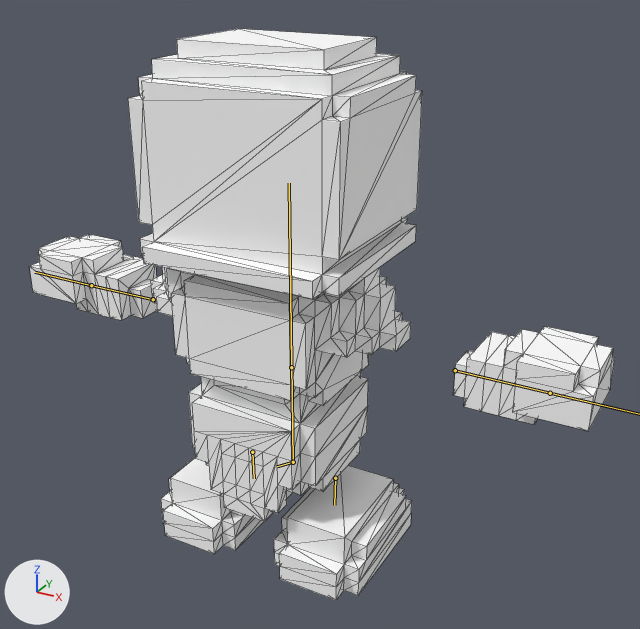
Two versions of the FBX model Assets/Source/Characters/Models/Knight.fbx, one commit apart.
Before and after are seen from a 50 mm camera at (1.63, -2.74, 2.35) aimed at (0.13, 0.0, 0.99). Lighting does not change. The marker at lower left points along +X, +Y and +Z. The bones that bend it are drawn over the model as lines. Mesh edges are drawn as thin lines.

Objects in the first picture: 'Knight'.
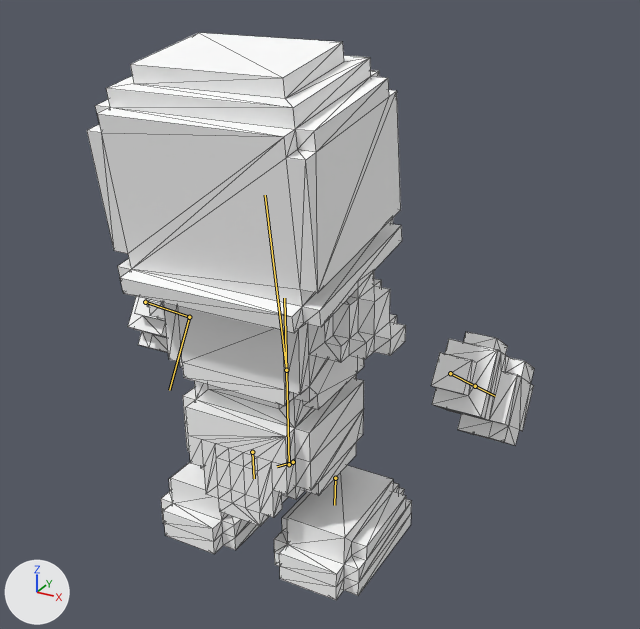
The newer file adds an action. The first version stands in its rest pose; the second is drawn at frame 7 of the action 'Hit'.

What changed in the scene script:
```text
Change bone_body:
    where bone_body = bpy.data.objects['Armature'].pose.bones['Body']  # child of 'Root'
    bone_body.location: (0.0, 0.0, 0.0) -> (0.0, 0.006, -0.033)
    bone_body.rotation_quaternion: (1.0, 0.0, 0.0, 0.0) -> (1.0, -0.008, 0.0, 0.0)  # degrees (0, 0, 0) -> degrees (-1, 0, 0)
Change bone_head:
    where bone_head = bpy.data.objects['Armature'].pose.bones['Head']  # child of 'Body'
    bone_head.rotation_quaternion: (1.0, 0.0, 0.0, 0.0) -> (0.997, -0.074, 0.0, 0.0)  # degrees (0, 0, 0) -> degrees (-9, 0, 0)
Change bone_arm_r:
    where bone_arm_r = bpy.data.objects['Armature'].pose.bones['Arm.R']  # child of 'Body'
    bone_arm_r.location: (0.0, 0.0, 0.0) -> (0.0, 0.0, -0.001)
    bone_arm_r.rotation_quaternion: (1.0, 0.0, 0.0, 0.0) -> (0.623, 0.335, 0.334, 0.623)  # degrees (0, 0, 0) -> degrees (56, 0, 90)
Change bone_arm_l:
    where bone_arm_l = bpy.data.objects['Armature'].pose.bones['Arm.L']  # child of 'Body'
    bone_arm_l.location: (0.0, 0.0, 0.0) -> (-0.001, 0.0, -0.006)
    bone_arm_l.rotation_quaternion: (1.0, 0.0, 0.0, 0.0) -> (0.621, 0.338, -0.337, -0.622)  # degrees (0, 0, 0) -> degrees (57, 0, -90)
```

What differs and where, as boxes [x1, y1, x2, y2] in the pictures (640 x 629 px):
'Knight', posed (24% narrower)
    before: [29, 29, 615, 600]
    after: [87, 33, 534, 600]
bone 'Body', root to tip
    before: (293, 462) to (290, 296)
    after: (289, 464) to (284, 298)
bone 'Head', root to tip
    before: (291, 367) to (289, 183)
    after: (286, 370) to (265, 195)
bone 'Arm.R', root to tip
    before: (455, 370) to (550, 393)
    after: (450, 373) to (475, 386)
bone 'Arm.L', root to tip
    before: (153, 299) to (91, 285)
    after: (145, 302) to (189, 317)
